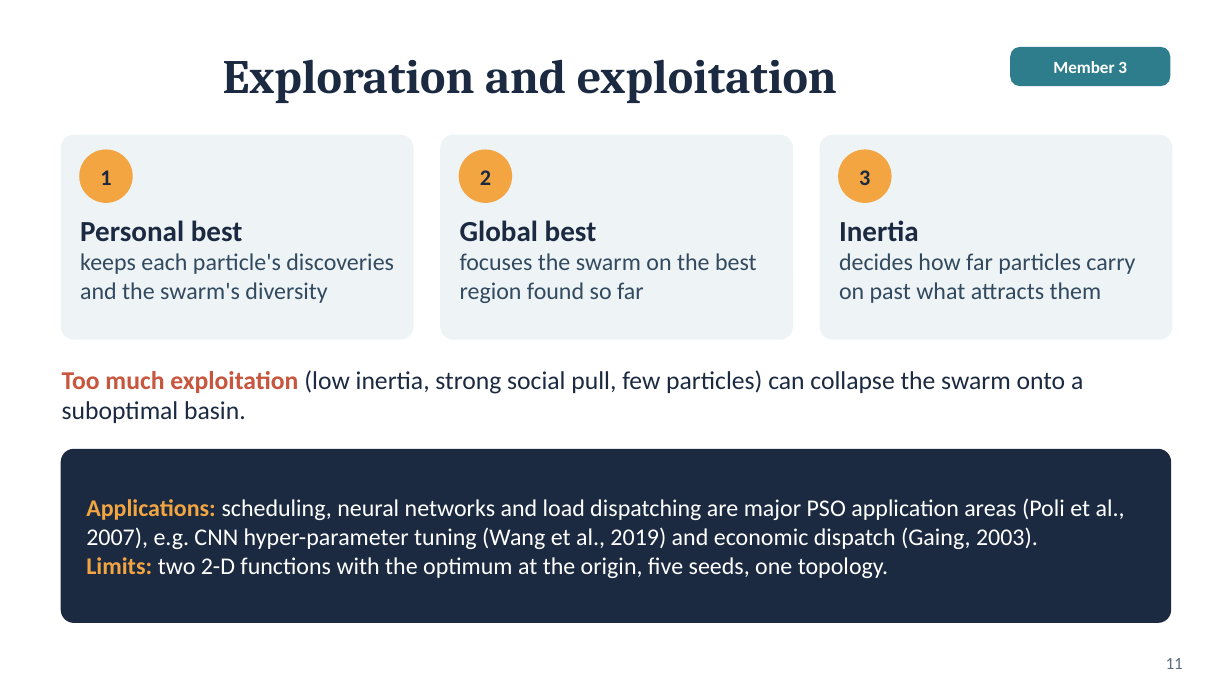
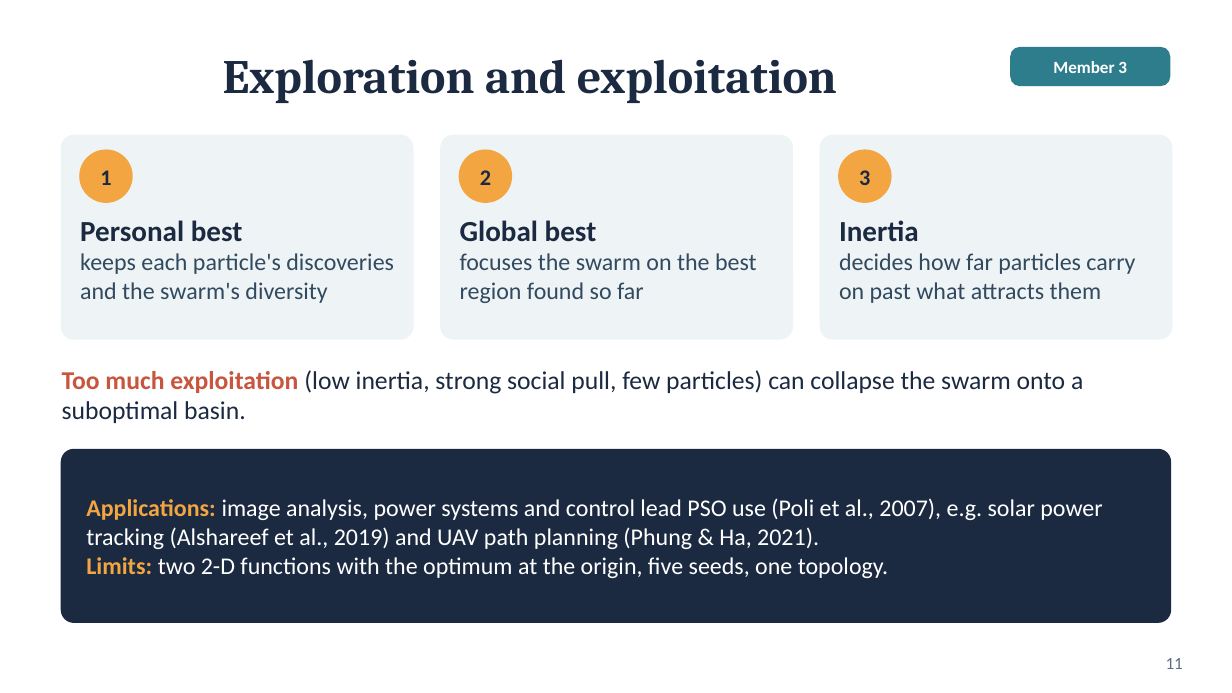
Before and after one commit to huynhhuuphucminh/Seminar-AI, a slide deck: slide 11 of 05_Slide/Slide_Seminar_PSO.pptx. Drawn at 1232x693 pixels with LibreOffice and Linux fonts; fonts in the diff are those of the drawing. Boxes give left, top, right and bottom in pixels: in the first picture for what was removed or moved away, otherwise in the second. Text is boxed around its words. In the diff, an @@ line names an element or a change of style, - is before the commit and + after.

```diff
--- a/05_Slide/Slide_Seminar_PSO.pptx
+++ b/05_Slide/Slide_Seminar_PSO.pptx
@@ text at [86, 498, 1102, 549]: text changed @@
-Applications: scheduling, neural networks and load dispatching are major PSO application areas (Poli et al., 2007), e.g. CNN hyper-parameter tuning (Wang et al., 2019) and economic dispatch (Gaing, 2003).
+Applications: image analysis, power systems and control lead PSO use (Poli et al., 2007), e.g. solar power tracking (Alshareef et al., 2019) and UAV path planning (Phung & Ha, 2021).
```
Also in this commit, not shown: 1 other slide changed, 14 other files.
